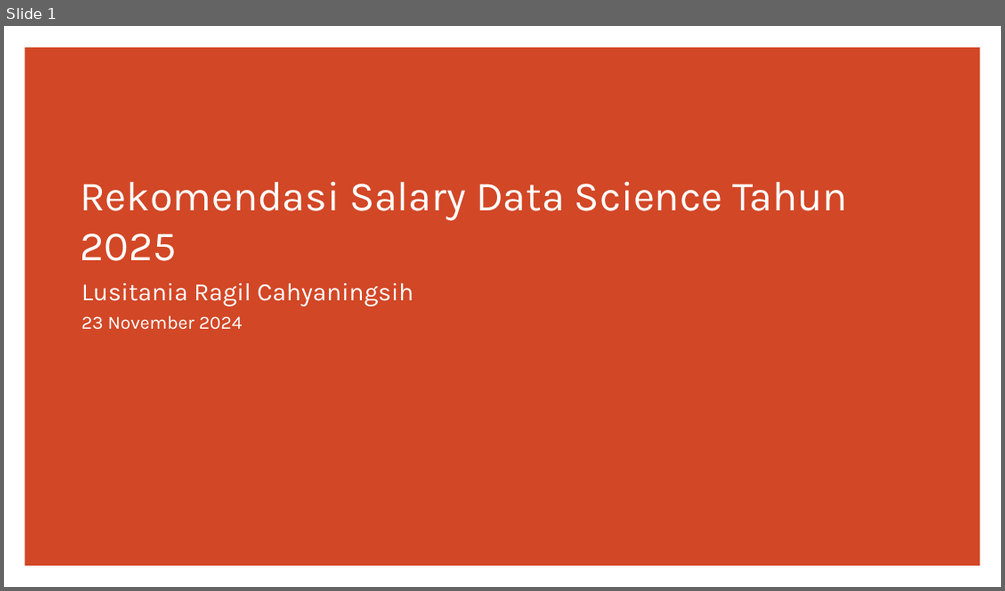
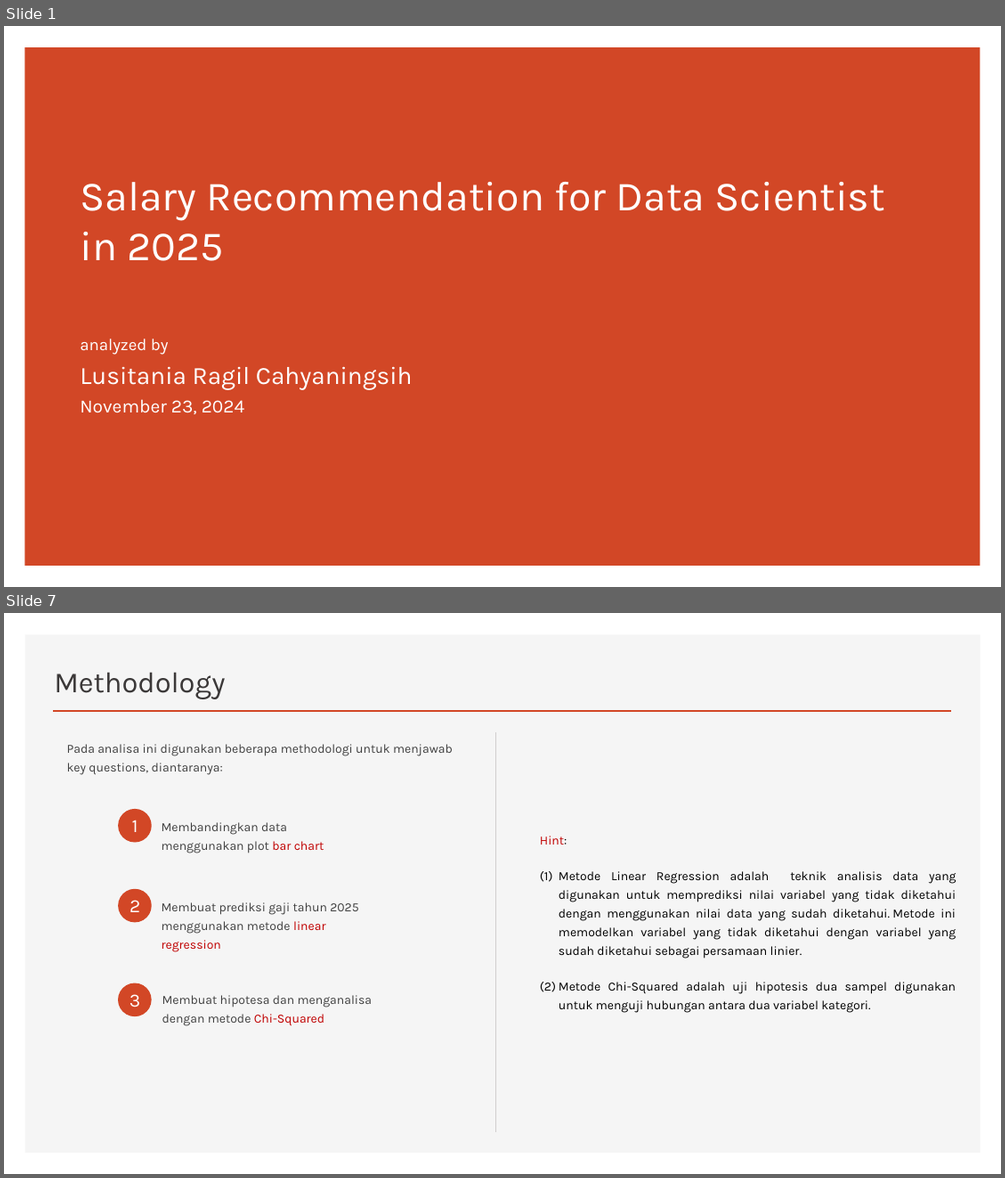
Before and after one commit to CODA-Assignment-Bay/p1-coda001-rmt-m2-lusitaniarc, a slide deck: P1M2_lusitania.pptx. Shown one above the other, each under a label of ours: slide 1 before the commit, slides 1 and 7 after it; the slides between them are not shown. The pictures are 1005x591 and 1005x1178 pixels, drawn with LibreOffice and Linux fonts; fonts in the diff are those of the drawing. Boxes give left, top, right and bottom in pixels: in the first picture for what was removed or moved away, otherwise in the second. Text is boxed around its words. In the diff, an @@ line names an element or a change of style, - is before the commit and + after.

```diff
--- a/P1M2_lusitania.pptx
+++ b/P1M2_lusitania.pptx
@@ slide 7 added at (4,613,1001,1174), background #FFFFFF @@
@@ rectangle added at (25,634,980,1153), fill #F5F5F5 @@
@@ title added at (54,672,225,699), 28 pt, text #3B3838 @@
+Methodology
@@ line added from (53, 711) to (952, 711), #D24726 2 pt @@
@@ text added at (67,744,453,775), 12 pt, text #404040 @@
+Pada analisa ini digunakan beberapa methodologi untuk menjawab key questions, diantaranya:
@@ line added from (496, 732) to (496, 1132), #D0CECE 0.75 pt @@
@@ ellipse added at (119,809,152,843), fill #D24726 @@
@@ text added at (132,819,138,832), 18 pt, text #FFFFFF @@
+1
@@ text added at (162,822,324,853), 12 pt, text #404040 @@
+Membandingkan data menggunakan plot bar chart
@@ text added at (540,835,956,1013), 12 pt, text #000000 @@
+Hint:
+(1) Metode Linear Regression adalah teknik analisis data yang digunakan untuk memprediksi nilai variabel yang tidak diketahui dengan menggunakan nilai data yang sudah diketahui. Metode ini memodelkan variabel yang tidak diketahui dengan variabel yang sudah diketahui sebagai persamaan linier.
+(2) Metode Chi-Squared adalah uji hipotesis dua sampel digunakan untuk menguji hubungan antara dua variabel kategori.
@@ ellipse added at (119,889,152,923), fill #D24726 @@
@@ text added at (129,900,140,912), 18 pt, text #FFFFFF @@
+2
@@ text added at (162,902,358,952), 12 pt, text #404040 @@
+Membuat prediksi gaji tahun 2025 menggunakan metode linear regression
@@ ellipse added at (118,983,152,1017), fill #D24726 @@
@@ text added at (129,994,140,1006), 18 pt, text #FFFFFF @@
+3
@@ text added at (162,995,372,1026), 12 pt, text #404040 @@
+Membuat hipotesa dan menganalisa dengan metode Chi-Squared
@@ slide 1 changed as well @@
@@ title at (80,182,885,261): text changed @@
-Rekomendasi Salary Data Science Tahun 2025
+Salary Recommendation for Data Scientist
+in 2025
@@ subtitle "analyzed by": place and size @@
-subtitle "analyzed by" at (81,282,413,329)
+subtitle "analyzed by" at (80,338,413,414)
@@ subtitle at (80,338,169,354): paragraph added @@
+analyzed by
@@ subtitle at (80,399,244,414): text changed @@
-23 November 2024
+November 23, 2024
```
Also in this commit, not shown: 12 other slides added, 8 slides removed, 3 other files.
